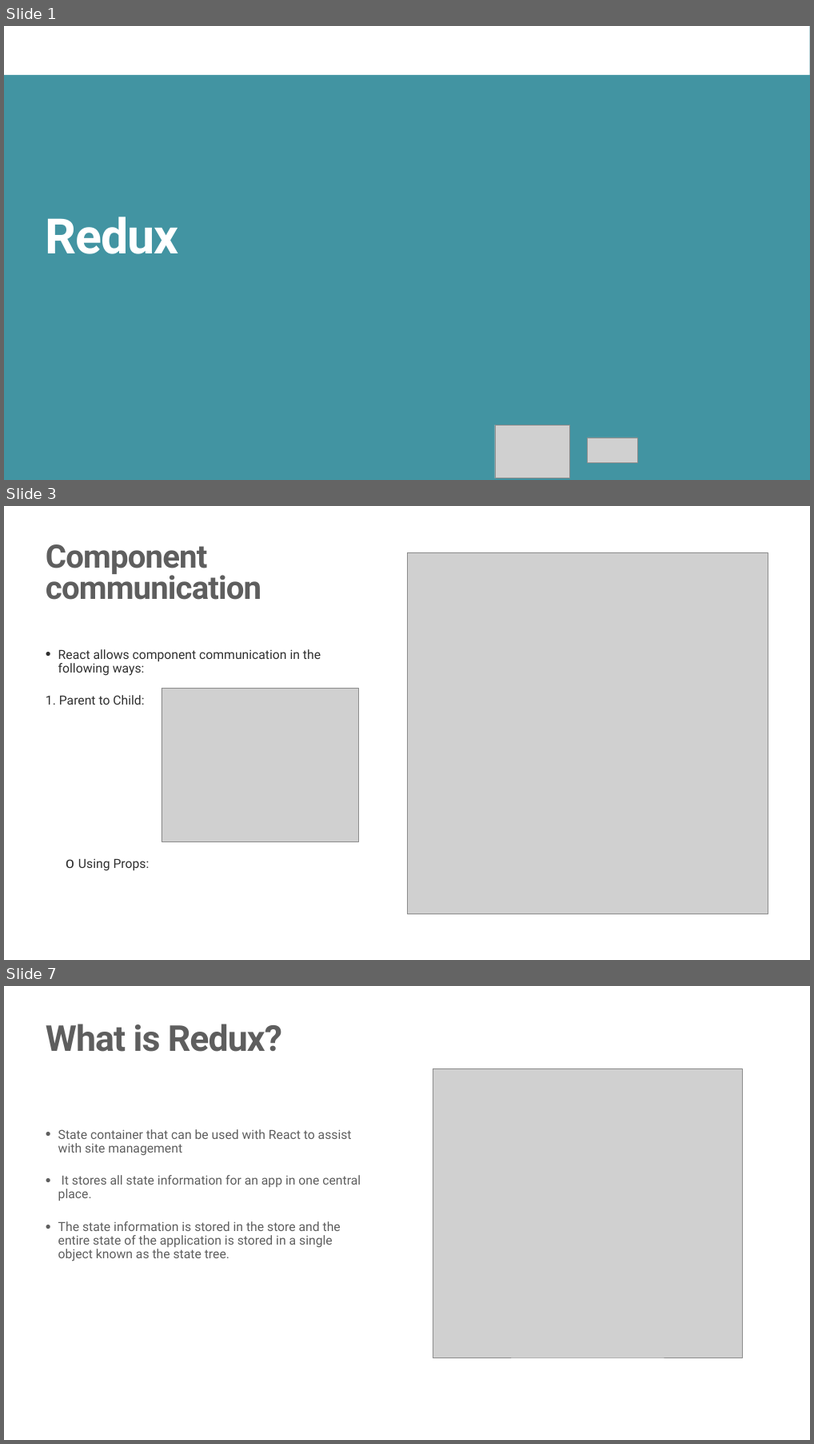
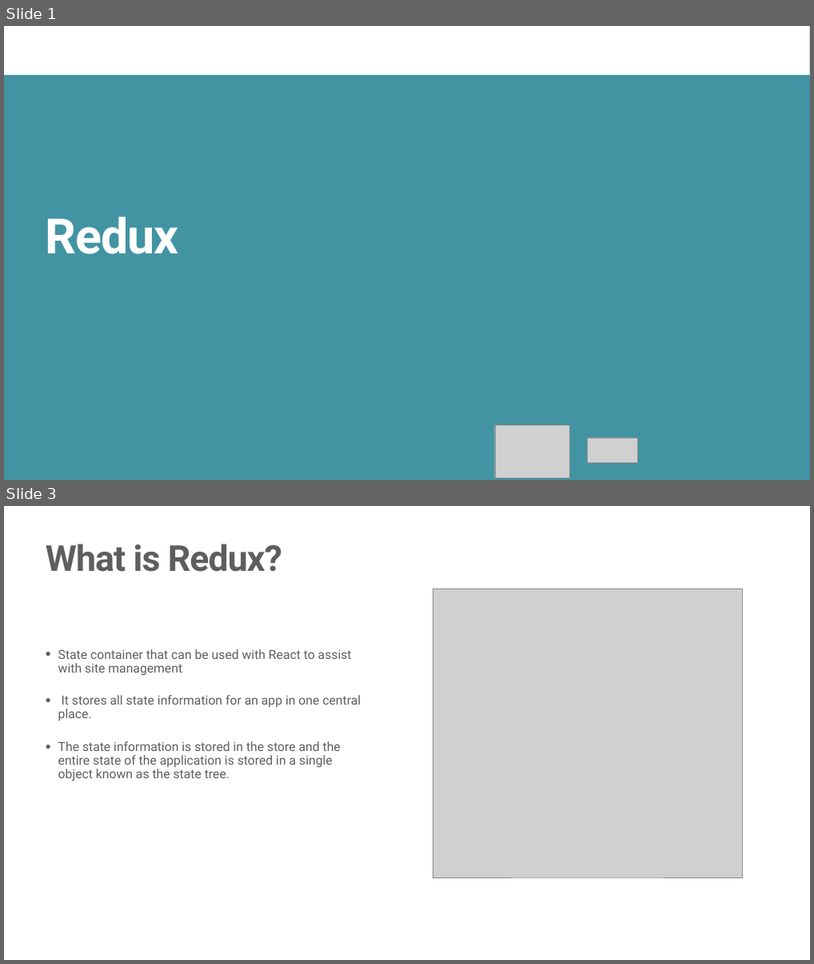
Before and after one commit to JS-RUH-1/React-Lessons, a slide deck: Redux.pptx. Shown one above the other, each under a label of ours: slides 1, 3 and 7 before the commit, slides 1 and 3 after it; the slides between them are not shown. The pictures are 814x1444 and 814x964 pixels, drawn with LibreOffice and Linux fonts; fonts in the diff are those of the drawing; grey boxes stand for pictures; background and template pictures are left out. Boxes give left, top, right and bottom in pixels: in the first picture for what was removed or moved away, otherwise in the second. Text is boxed around its words. In the diff, an @@ line names an element or a change of style, - is before the commit and + after.

```diff
--- a/Redux.pptx
+++ b/Redux.pptx
@@ slide 3 removed at (x1=4, y1=506, x2=810, y2=960), background #FFFFFF @@
@@ title removed at (x1=46, y1=544, x2=262, y2=600) @@
-Component
-communication
@@ picture removed at (x1=407, y1=552, x2=768, y2=913) @@
@@ text removed at (x1=46, y1=649, x2=321, y2=871) @@
-• React allows component communication in the following ways:
-1. Parent to Child:
-  o Using Props:
@@ picture removed at (x1=162, y1=688, x2=358, y2=842) @@
@@ what was slide 7 is now slide 3 @@
```
Also in this commit, not shown: 1 slide changed, 3 slides added, 3 other slides removed, 3 other files.
